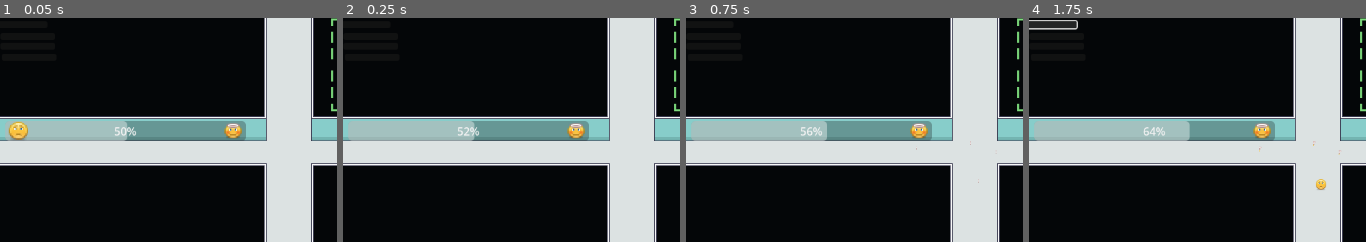
Above: before the commit, frames 1-4 (left to right).
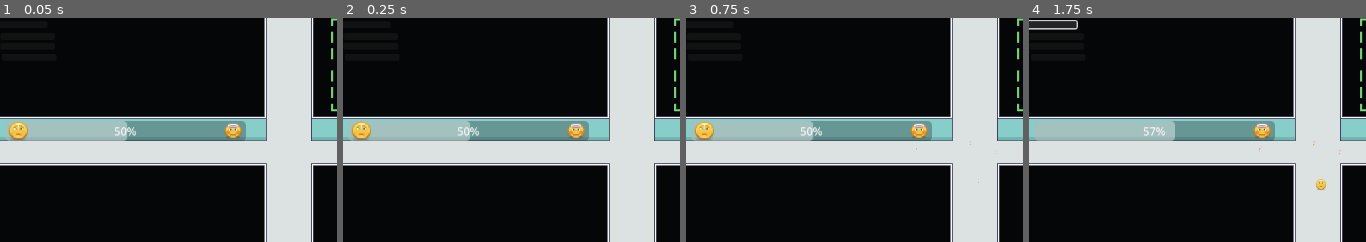
Above: after the commit, the same moments.

Repository: Tausva/DogShelter
Game: Godot game, scene res://scenes/MartiumTest/martium_test_scene.tscn
Same seed, same stepped clock (60 frames per second), same inputs: the game is played once before the commit and once after it.
Inputs (mouse positions are % of the whole screen's width and height, from its top left):
- Up to frame 1 (0.05 s): no input
- Up to frame 2 (0.25 s): no input
- Up to frame 3 (0.75 s): click "Buy" at 0.5 s
- Up to frame 4 (1.75 s): click (8, 6) at 1.27 s
The pictures show only the part of the screen within x 5-55%, y 5-55%; the shares and areas given below are measured in that part.

Frame 1 is identical in both runs. In frame 2, 0.5% of the frame differs, in the area x 2-40%, y 45-55%; in frame 3, 0.8%, in the area x 2-42%, y 45-55%; in frame 4, 0.5%.

Commit message:
timer for happy collection

Diff:
--- a/game_manager.gd
+++ b/game_manager.gd
@@ -4,6 +4,10 @@
 
 var total_funds: int = 0
 var happy_metric_value: int = 0
+
+func _ready():
+	_start_happiness_timer()
+
 
 func add_funds(amount: int):
 	total_funds += amount
@@ -27,8 +31,16 @@
 		happy_metric_value -= value
 	happy_metric_value = clamp(happy_metric_value, -100, 100)
 
-	emit_signal("happiness_changed")
-
 
 func get_happy_metric_value() -> int:
 	return happy_metric_value
+
+
+func _start_happiness_timer():
+	var timer = get_tree().create_timer(1.0)
+	timer.timeout.connect(_on_happiness_timer_timeout)
+
+
+func _on_happiness_timer_timeout():
+	emit_signal("happiness_changed")
+	_start_happiness_timer()
--- a/scenes/components/overall_happyness_component/overall_happyness_component.gd
+++ b/scenes/components/overall_happyness_component/overall_happyness_component.gd
@@ -4,13 +4,12 @@
 @onready var happy_image = $Happy
 @onready var angry_image = $Angry
 
-# Called when the node enters the scene tree for the first time.
+
 func _ready() -> void:
 	GameManager.happiness_changed.connect(_on_update_happiness_bar)
 
 
 
-# Called every frame. 'delta' is the elapsed time since the previous frame.
 func _process(delta: float) -> void:
 	pass
 
@@ -33,5 +32,10 @@
 
 
 func _on_update_happiness_bar():
+	var target_value = GameManager.get_happy_metric_value()
+	#var tween = create_tween()
+
+	#tween.tween_property(happy_bar, "value", target_value, 1).set_trans(Tween.TRANS_SINE).set_ease(Tween.EASE_OUT)
 	happy_bar.value = GameManager.get_happy_metric_value()
 	show_image(happy_bar.value)
+	print(happy_bar.value)
